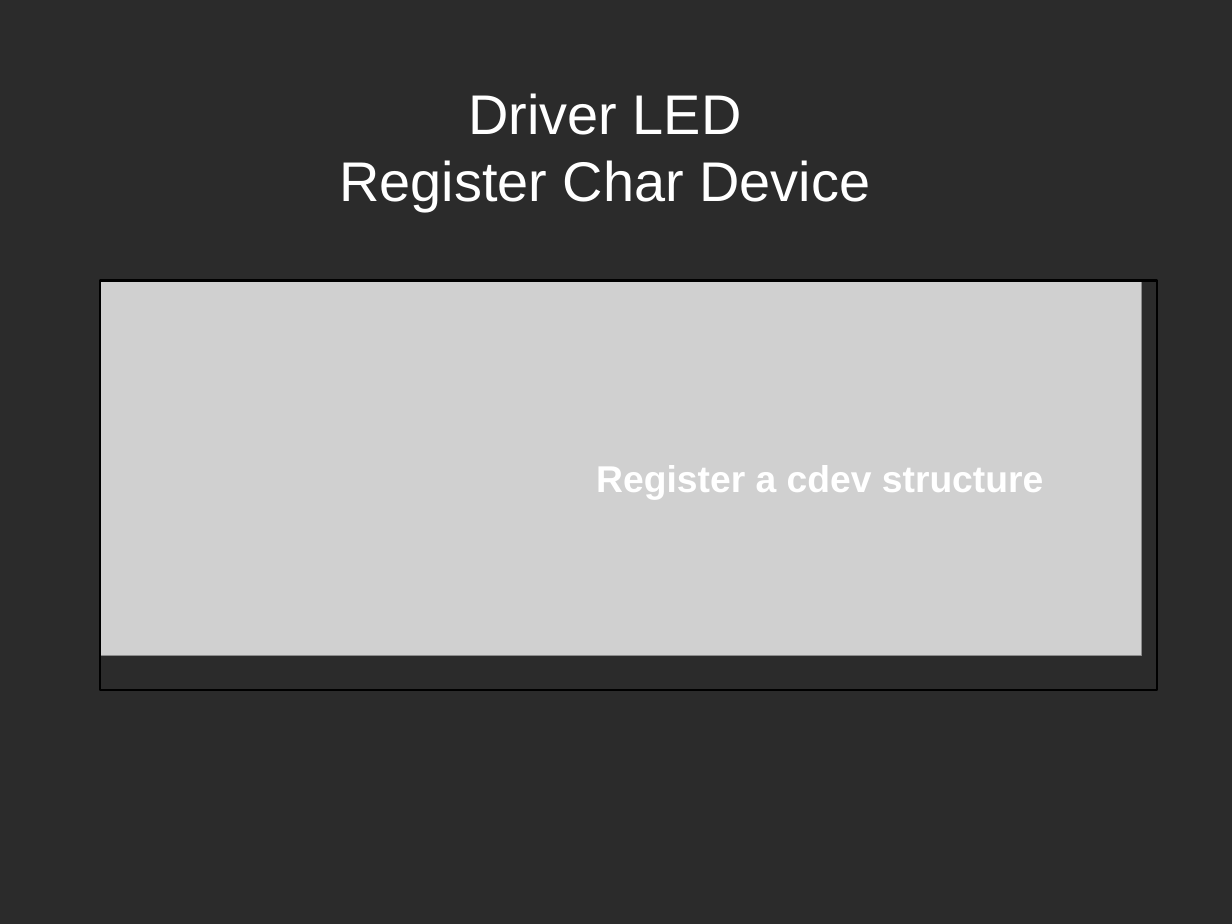
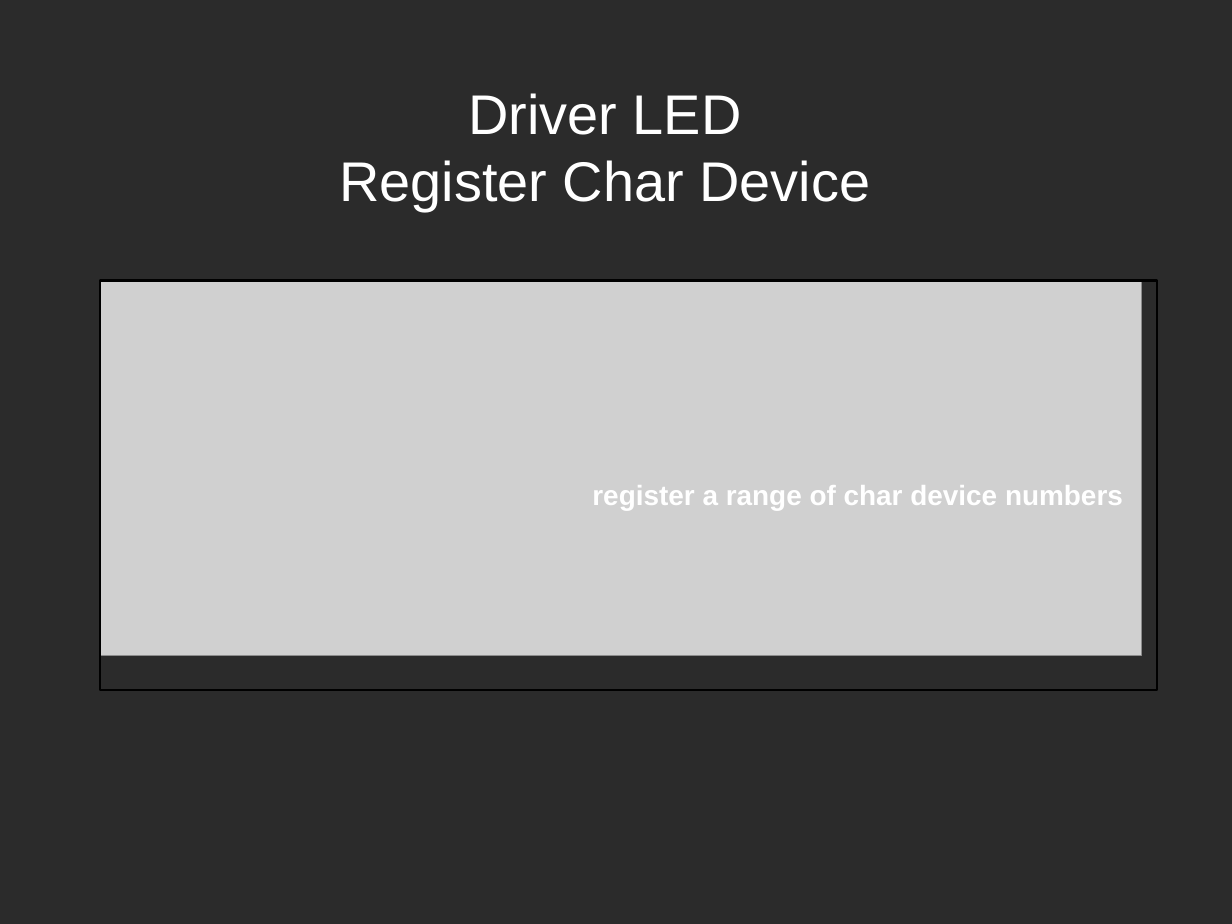
Before and after one commit to xlloss/embedded_linux_cadtc, a slide deck: slide 18 of linux_driver/present/2-driver-basic/2-2_Char_Drivers.odp (slide 17 before the commit). Drawn at 1232x924 pixels with LibreOffice and Linux fonts; fonts in the diff are those of the drawing; grey boxes stand for pictures; background and template pictures are left out; a plain dark background stands for a picture behind light text. Boxes give left, top, right and bottom in pixels: in the first picture for what was removed or moved away, otherwise in the second. Text is boxed around its words. In the diff, an @@ line names an element or a change of style, - is before the commit and + after.

```diff
--- a/linux_driver/present/2-driver-basic/2-2_Char_Drivers.odp
+++ b/linux_driver/present/2-driver-basic/2-2_Char_Drivers.odp
@@ text at <box>592,485,1123,510</box>: text changed; size 24 to 18 pt @@
-Register a cdev structure
+register a range of char device numbers
```
Also in this commit, not shown: 11 other slides changed, 1 slide added, 1 slide removed, 27 other files.
